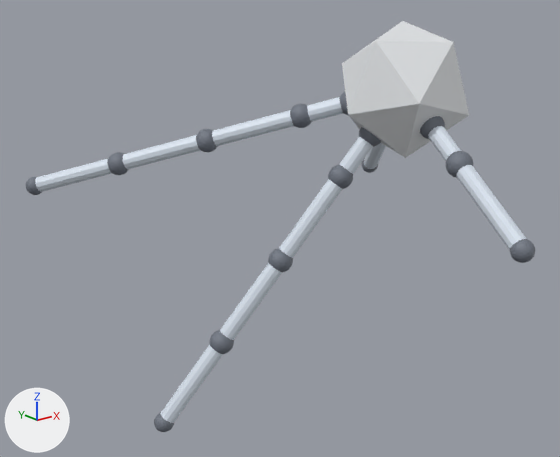
Before and after pictures for a commit that changed the glTF model models/g0_4422_1_abs.glb.
Rendered twice from a 50 mm lens placed at (-0.672, -0.612, 0.511), pointed at (-0.108, 0.092, 0.229). Lighting does not change. The marker at lower left points along +X, +Y and +Z. The picture after the commit comes second.

The first picture shows 'geom_0', 'geom_11', 'geom_13', 'geom_16', 'geom_18', 'geom_2', 'geom_20', 'geom_22', 'geom_4', 'geom_7', 'geom_9' and 15 more.
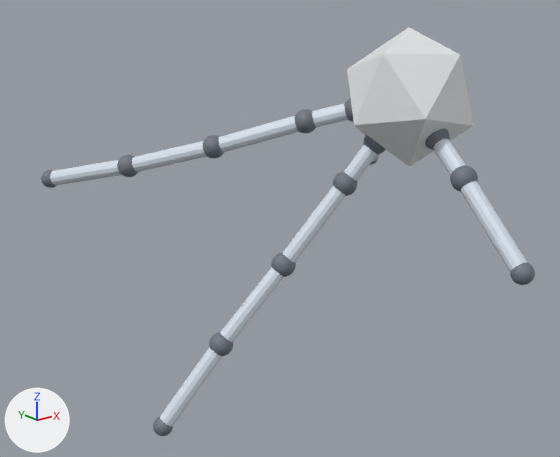
Not drawn themselves, but carrying or shaping drawn objects: ob_body, ob_leg_2, ob_seg_2_1, ob_leg_0, ob_seg_0_1, ob_seg_0_2, ob_seg_0_3, ob_leg_1, ob_seg_1_1, ob_seg_1_2, ob_seg_1_3, ob_seg_3_1.

Edits to the bpy script that builds the scene:
```text
Change ob_body:
    ob_body.location: (0.0, -0.398, 0.0) -> (0.00413, -0.389, -0.00474)
    ob_body.rotation_euler: (0.728, -0.501, 1.183) -> (0.742, -0.576, 1.126)  # degrees (42, -29, 68) -> degrees (43, -33, 65)
Change ob_leg_2:
    ob_leg_2.location: (-0.0101, -0.363, -0.0521) -> (-0.00315, -0.35, -0.0543)
    ob_leg_2.rotation_euler: (2.101, 0.317, -0.207) -> (2.162, 0.352, -0.289)  # degrees (120, 18, -12) -> degrees (124, 20, -17)
Change ob_seg_2_1:
    ob_seg_2_1.location: (-0.0197, -0.33, -0.101) -> (-0.01, -0.313, -0.101)
    ob_seg_2_1.rotation_euler: (2.101, 0.317, -0.207) -> (2.227, 0.351, -0.289)  # degrees (120, 18, -12) -> degrees (128, 20, -17)
Change ob_leg_0:
    ob_leg_0.location: (-0.0352, -0.347, 0.015) -> (-0.0289, -0.338, 0.0134)
    ob_leg_0.rotation_euler: (0.512, 2.075, -2.077) -> (-2.621, 0.96, 1.012)  # degrees (29, 119, -119) -> degrees (-150, 55, 58)
Change ob_seg_0_1:
    ob_seg_0_1.location: (-0.0685, -0.299, 0.0292) -> (-0.0601, -0.289, 0.0305)
    ob_seg_0_1.rotation_euler: (0.512, 2.075, -2.077) -> (-2.677, 0.96, 1.012)  # degrees (29, 119, -119) -> degrees (-153, 55, 58)
Change ob_seg_0_2:
    ob_seg_0_2.location: (-0.135, -0.204, 0.0576) -> (-0.128, -0.195, 0.0613)
    ob_seg_0_2.rotation_euler: (0.512, 2.075, -2.077) -> (-2.736, 0.96, 1.011)  # degrees (29, 119, -119) -> degrees (-157, 55, 58)
Change ob_seg_0_3:
    ob_seg_0_3.location: (-0.202, -0.108, 0.086) -> (-0.201, -0.104, 0.0885)
    ob_seg_0_3.rotation_euler: (0.512, 2.075, -2.077) -> (-2.8, 0.977, 0.933)  # degrees (29, 119, -119) -> degrees (-160, 56, 53)
Change ob_leg_1:
    ob_leg_1.location: (-0.0407, -0.38, 0.0456) -> (-0.0366, -0.373, 0.0413)
Change ob_seg_1_1:
    ob_seg_1_1.location: (-0.0791, -0.364, 0.0886) -> (-0.0751, -0.357, 0.0847)
    ob_seg_1_1.rotation_euler: (1.247, 2.428, -0.882) -> (-1.953, 0.639, 2.085)  # degrees (71, 139, -51) -> degrees (-112, 37, 119)
Change ob_seg_1_2:
    ob_seg_1_2.location: (-0.156, -0.33, 0.175) -> (-0.147, -0.322, 0.174)
    ob_seg_1_2.rotation_euler: (1.247, 2.428, -0.882) -> (-1.939, 0.586, 2.111)  # degrees (71, 139, -51) -> degrees (-111, 34, 121)
Change ob_seg_1_3:
    ob_seg_1_3.location: (-0.233, -0.297, 0.261) -> (-0.216, -0.291, 0.267)
    ob_seg_1_3.rotation_euler: (1.247, 2.428, -0.882) -> (-1.925, 0.527, 2.137)  # degrees (71, 139, -51) -> degrees (-110, 30, 122)
Change ob_seg_3_1:
    ob_seg_3_1.location: (0.0595, -0.33, 0.0843) -> (0.065, -0.33, 0.0854)
    ob_seg_3_1.rotation_euler: (-2.144, 0.623, 0.0167) -> (-2.053, 0.604, 0.0227)  # degrees (-123, 36, 1) -> degrees (-118, 35, 1.3)
```

Location of each change, (x1, y1, x2, y2) in pixels of the pictures (560 x 457 px):
'geom_0', moved, turned
    before: (342, 21, 469, 158)
    after: (347, 27, 474, 166)
'geom_4', moved, turned
    before: (456, 164, 527, 250)
    after: (461, 181, 527, 271)
'geom_9', moved, turned
    before: (279, 179, 342, 258)
    after: (283, 186, 346, 262)
'geom_18', moved, turned
    before: (212, 110, 294, 146)
    after: (218, 116, 299, 153)
'geom_20', moved, turned
    before: (123, 135, 201, 170)
    after: (132, 141, 207, 172)
'geom_11', moved, turned
    before: (220, 263, 282, 340)
    after: (220, 267, 284, 342)
'geom_13', moved, turned
    before: (161, 345, 223, 423)
    after: (160, 347, 222, 427)
'geom_22', moved, turned
    before: (35, 159, 112, 192)
    after: (50, 160, 121, 185)
'geom_2', moved, turned
    before: (428, 126, 461, 162)
    after: (433, 138, 466, 176)
'geom_5', moved, turned
    before: (510, 239, 535, 263)
    after: (510, 262, 535, 285)
'geom_7', moved, turned
    before: (339, 137, 373, 174)
    after: (344, 145, 377, 181)
'geom_3', moved, turned
    before: (446, 151, 473, 178)
    after: (450, 165, 478, 192)
'geom_16', moved
    before: (307, 97, 343, 122)
    after: (312, 103, 348, 127)
'geom_8', moved, turned
    before: (328, 165, 353, 189)
    after: (333, 171, 357, 196)
'geom_1', moved, turned
    before: (420, 116, 445, 139)
    after: (425, 129, 450, 150)
'geom_17', moved, turned
    before: (290, 103, 311, 128)
    after: (295, 109, 316, 134)
'geom_19', moved, turned
    before: (196, 129, 218, 152)
    after: (203, 135, 224, 158)
'geom_21', moved, turned
    before: (107, 152, 129, 175)
    after: (117, 155, 138, 177)
'geom_10', moved, turned
    before: (268, 248, 293, 272)
    after: (271, 253, 296, 277)
'geom_12', moved, turned
    before: (209, 330, 234, 354)
    after: (209, 332, 233, 356)
'geom_6', moved, turned
    before: (359, 127, 381, 147)
    after: (363, 135, 386, 154)
'geom_23', moved, turned
    before: (26, 177, 42, 195)
    after: (41, 170, 57, 188)
'geom_27', moved, turned (mostly hidden afterwards)
    before: (364, 143, 386, 169)
    after: (372, 153, 381, 162)
'geom_14', moved, turned
    before: (154, 413, 174, 432)
    after: (153, 416, 173, 436)
'geom_15', moved
    before: (339, 92, 348, 115)
    after: (344, 98, 353, 122)
'geom_28', moved, turned (mostly hidden afterwards)
    before: (362, 158, 378, 173)
    after: (370, 158, 378, 165)
